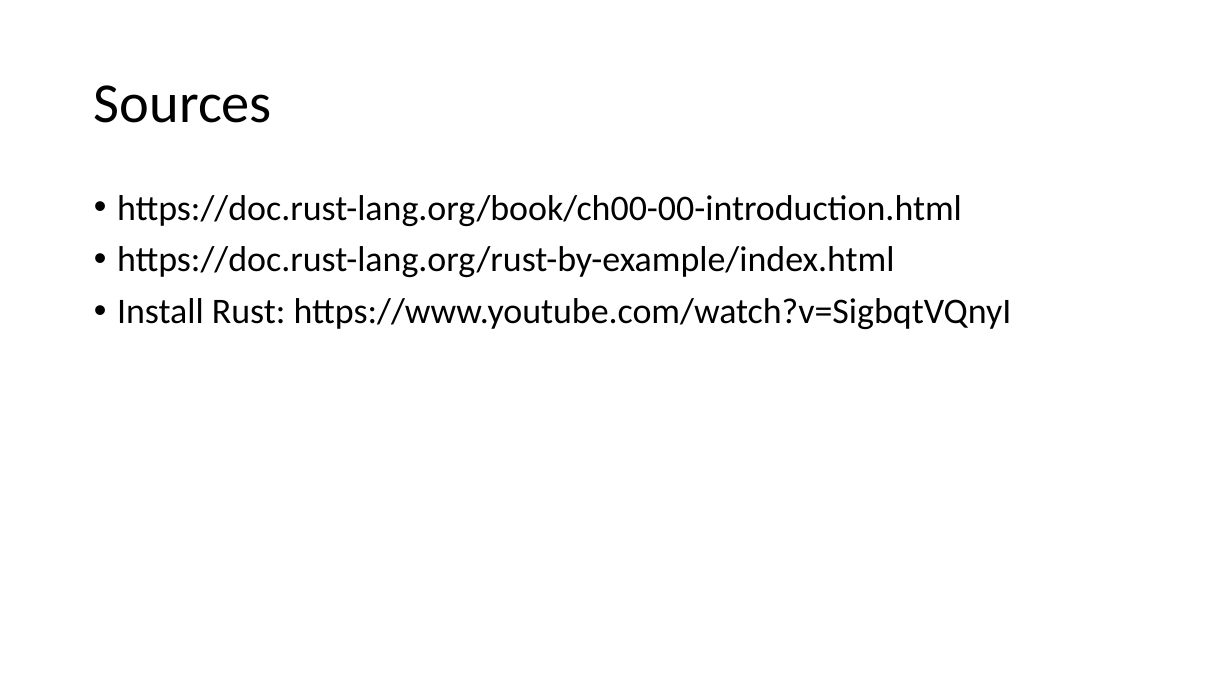
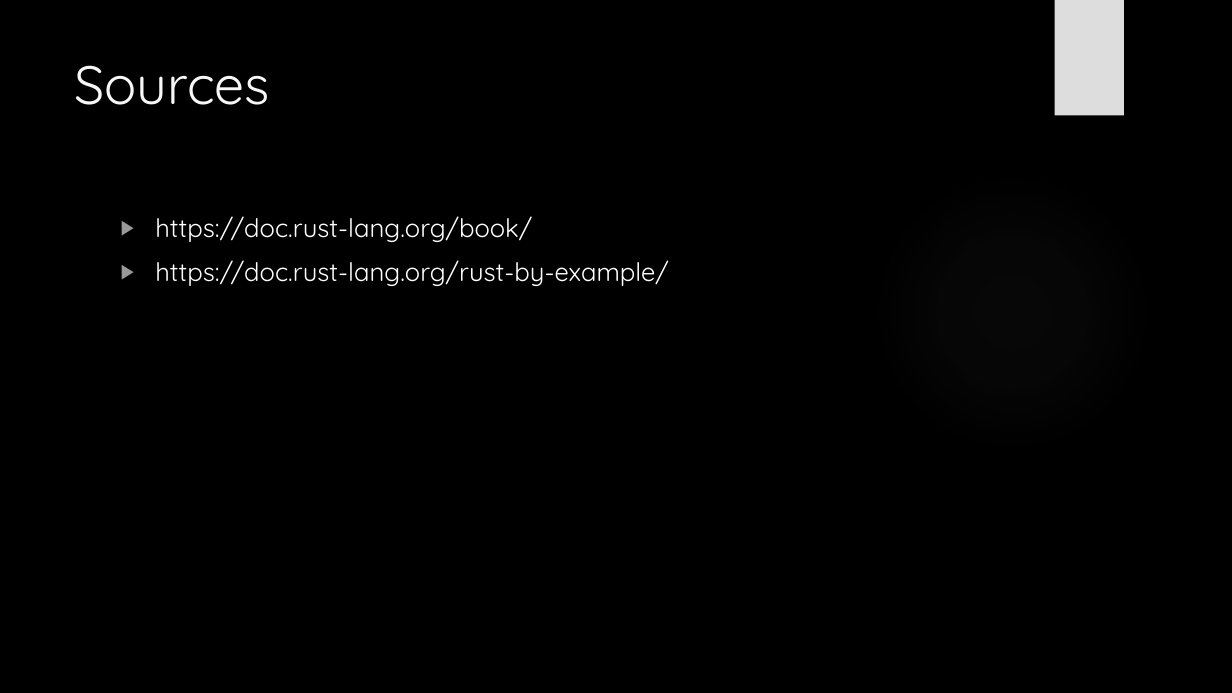
Before and after one commit to AlexbMitchelmore/WebDevRust, a slide deck: slide 24 of RUST.pptx (slide 20 before the commit). Drawn at 1232x693 pixels with LibreOffice and Linux fonts; fonts in the diff are those of the drawing; background and template pictures are left out. Boxes give left, top, right and bottom in pixels: in the first picture for what was removed or moved away, otherwise in the second. Text is boxed around its words. In the diff, an @@ line names an element or a change of style, - is before the commit and + after.

```diff
--- a/RUST.pptx
+++ b/RUST.pptx
@@ background #FFFFFF to picture (left out) @@
@@ rectangle added at (1055,0,1124,116), fill #DDDDDD @@
@@ title "Sources": place and size @@
-title "Sources" at (94,85,272,123)
+title "Sources" at (75,65,271,105)
@@ title "Sources" at (75,65,271,105): size 44 to 42 pt, font Calibri to Quicksand, text colour #000000 to #F8F8F8; line spacing 0.9 to 1; vertical alignment middle to top @@
@@ ellipse added at (870,169,1154,454), fill gradient #666666 @@
@@ text at (155,216,668,286): text changed; size 28 to 20 pt; font Calibri to Quicksand; text colour #000000 to #FFFFFF @@
-• https://doc.rust-lang.org/book/ch00-00-introduction.html
-• https://doc.rust-lang.org/rust-by-example/index.html
-• Install Rust: https://www.youtube.com/watch?v=SigbqtVQnyI
+▶ https://doc.rust-lang.org/book/
+▶ https://doc.rust-lang.org/rust-by-example/
```
Also in this commit, not shown: 7 other slides changed, 16 slides added, 12 slides removed, 1 other file.
